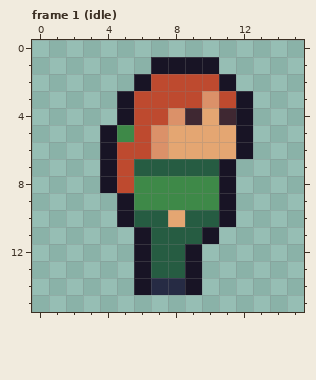
One commit to this pixel-art file: assets/sprites/asefiles/beth.ase. This is how it looked before the edit.
16x16 pixels, 13 frames. Shown: frame 1 (idle). The commit also changed other frames, which this record leaves out.
New version:
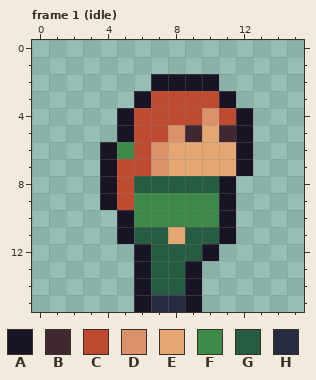
Palette (. is transparent): A #181425  B #3f2832  C #be4a2f  D #db9169  E #e4a672  F #3e8948  G #265c42  H #262b44
Diff:
--- frame 1 (idle), layer "player"
@@ x 0..15 @@
  0 ................
- 1 .......AAAA.....
- 2 ......ACCCCA....
- 3 .....ACCCCDCA...
- 4 .....ACCDBEBA...
- 5 ....AFCDEEEEA...
- 6 ....ACCDEEEEA...
- 7 ....ACGGGGGA....
- 8 ....ACFFFFFA....
- 9 .....AFFFFFA....
-10 .....AGGEGGA....
-11 ......AGGGA.....
-12 ......AGGA......
+ 1 ................
+ 2 .......AAAA.....
+ 3 ......ACCCCA....
+ 4 .....ACCCCDCA...
+ 5 .....ACCDBEBA...
+ 6 ....AFCDEEEEA...
+ 7 ....ACCDEEEEA...
+ 8 ....ACGGGGGA....
+ 9 ....ACFFFFFA....
+10 .....AFFFFFA....
+11 .....AGGEGGA....
+12 ......AGGGA.....
 13 ......AGGA......
-14 ......AHHA......
-15 ................
+14 ......AGGA......
+15 ......AHHA......
Pixel boxes of the changes (left, top, right, bottom) in both pictures:
changed: (100, 57, 253, 312)
